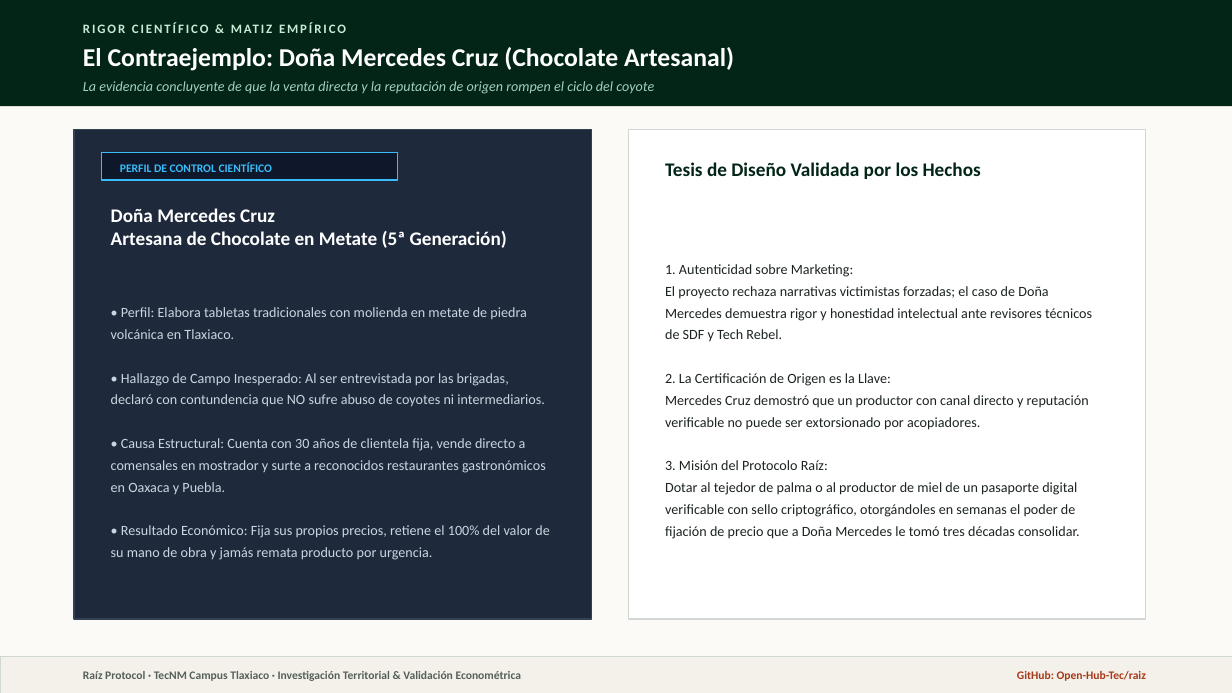
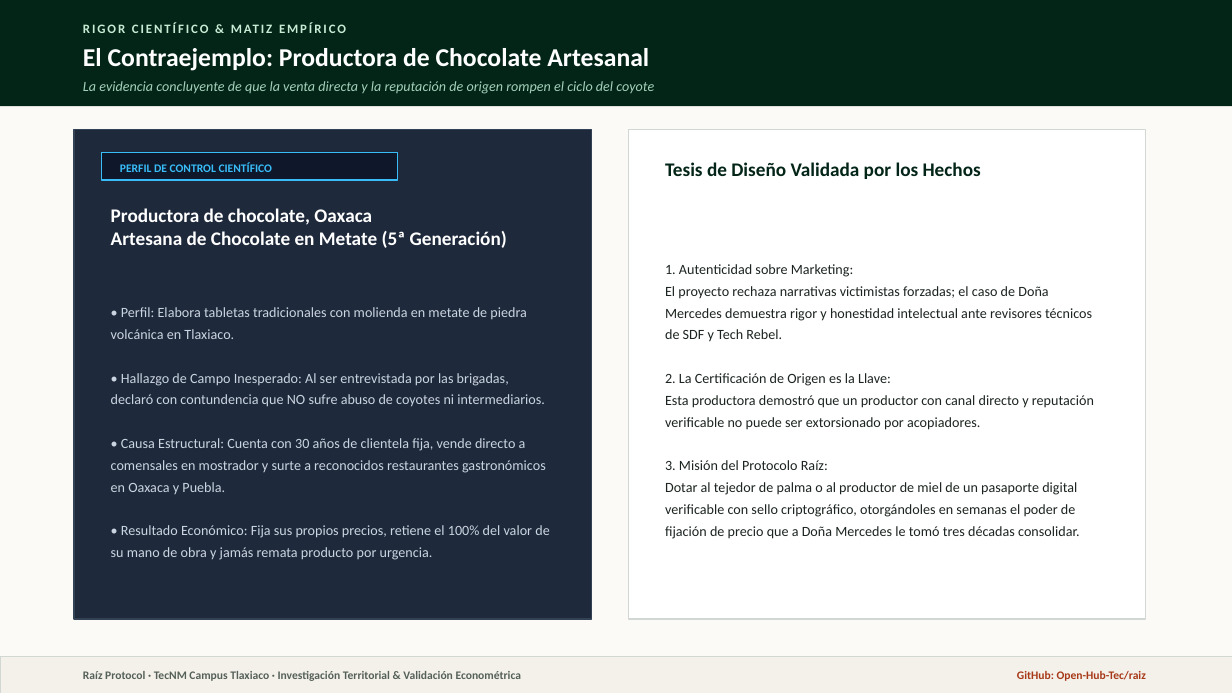
Before and after one commit to EdgarExa/raiz, a slide deck: slide 4 of Raiz_Protocol_Dossier_Econometrico_Mixteca.pptx. Drawn at 1232x693 pixels with LibreOffice and Linux fonts; fonts in the diff are those of the drawing. Boxes give left, top, right and bottom in pixels: in the first picture for what was removed or moved away, otherwise in the second. Text is boxed around its words. In the diff, an @@ line names an element or a change of style, - is before the commit and + after.

```diff
--- a/Raiz_Protocol_Dossier_Econometrico_Mixteca.pptx
+++ b/Raiz_Protocol_Dossier_Econometrico_Mixteca.pptx
@@ text at <box>83,48,649,71</box>: text changed @@
-El Contraejemplo: Doña Mercedes Cruz (Chocolate Artesanal)
+El Contraejemplo: Productora de Chocolate Artesanal
@@ text at <box>111,208,372,225</box>: text changed @@
-Doña Mercedes Cruz
+Productora de chocolate, Oaxaca
@@ text at <box>665,395,1094,430</box>: text changed @@
-Mercedes Cruz demostró que un productor con canal directo y reputación verificable no puede ser extorsionado por acopiadores.
+Esta productora demostró que un productor con canal directo y reputación verificable no puede ser extorsionado por acopiadores.
```
Also in this commit, not shown: 1 other slide changed, 53 other files.
